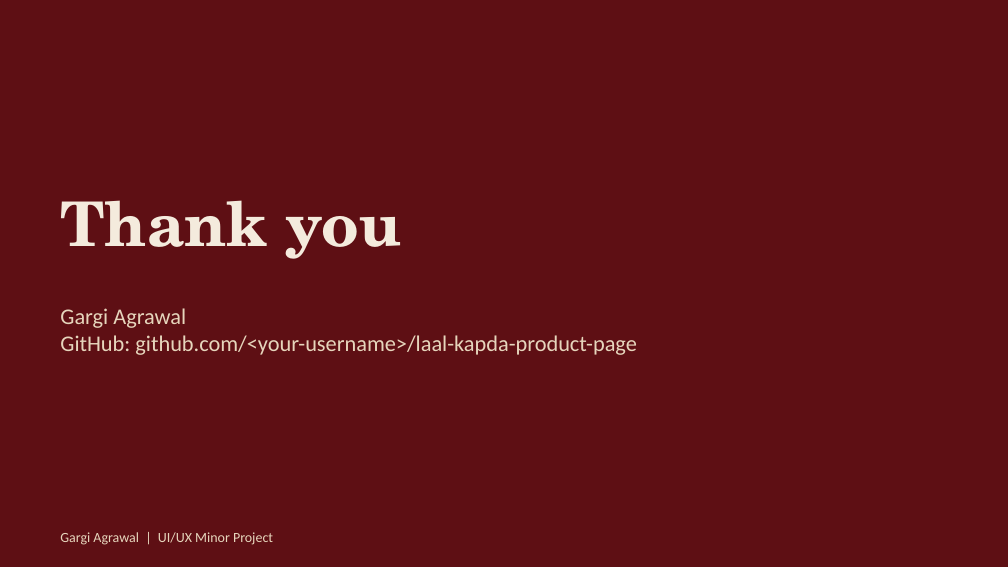
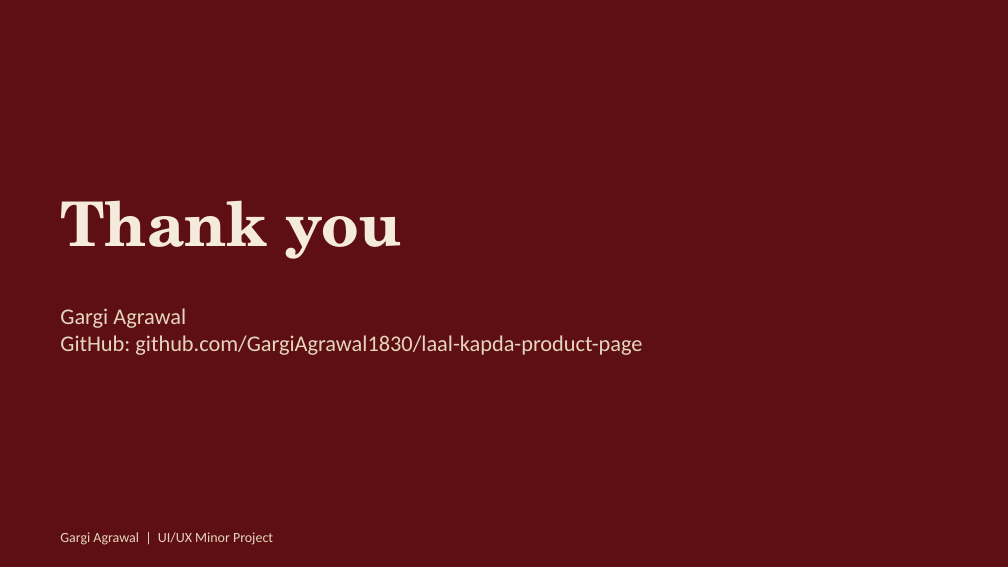
Before and after one commit to GargiAgrawal1830/laal-kapda-product-page, a slide deck: slide 13 of Gargi_Agrawal_Presentation.pptx. Drawn at 1008x567 pixels with LibreOffice and Linux fonts; fonts in the diff are those of the drawing. Boxes give left, top, right and bottom in pixels: in the first picture for what was removed or moved away, otherwise in the second. Text is boxed around its words. In the diff, an @@ line names an element or a change of style, - is before the commit and + after.

Commit message:
Add UI/UX project files

```diff
--- a/Gargi_Agrawal_Presentation.pptx
+++ b/Gargi_Agrawal_Presentation.pptx
@@ text at <box>60,335,642,355</box>: text changed @@
-GitHub: github.com/<your-username>/laal-kapda-product-page
+GitHub: github.com/GargiAgrawal1830/laal-kapda-product-page
```
